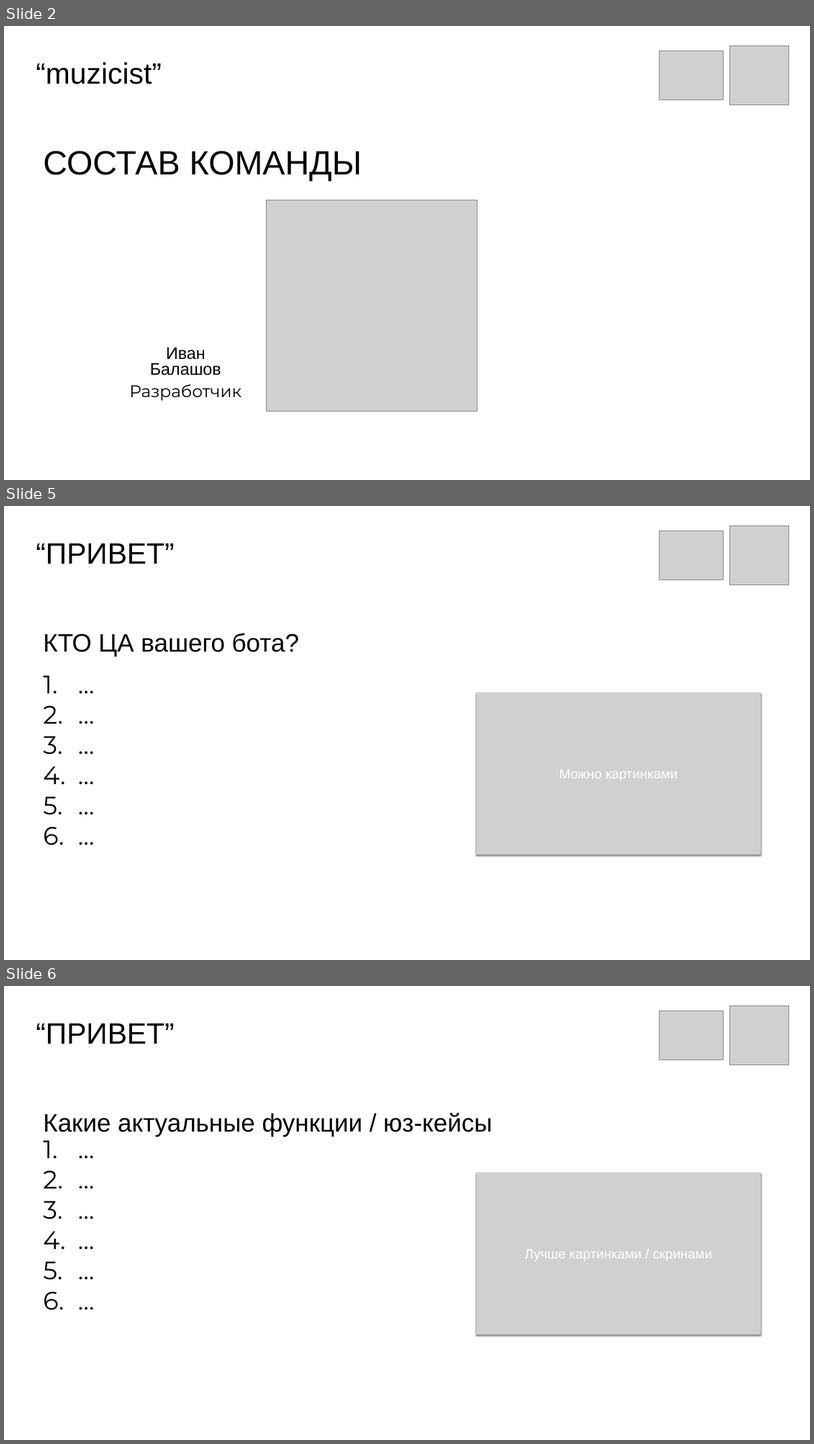
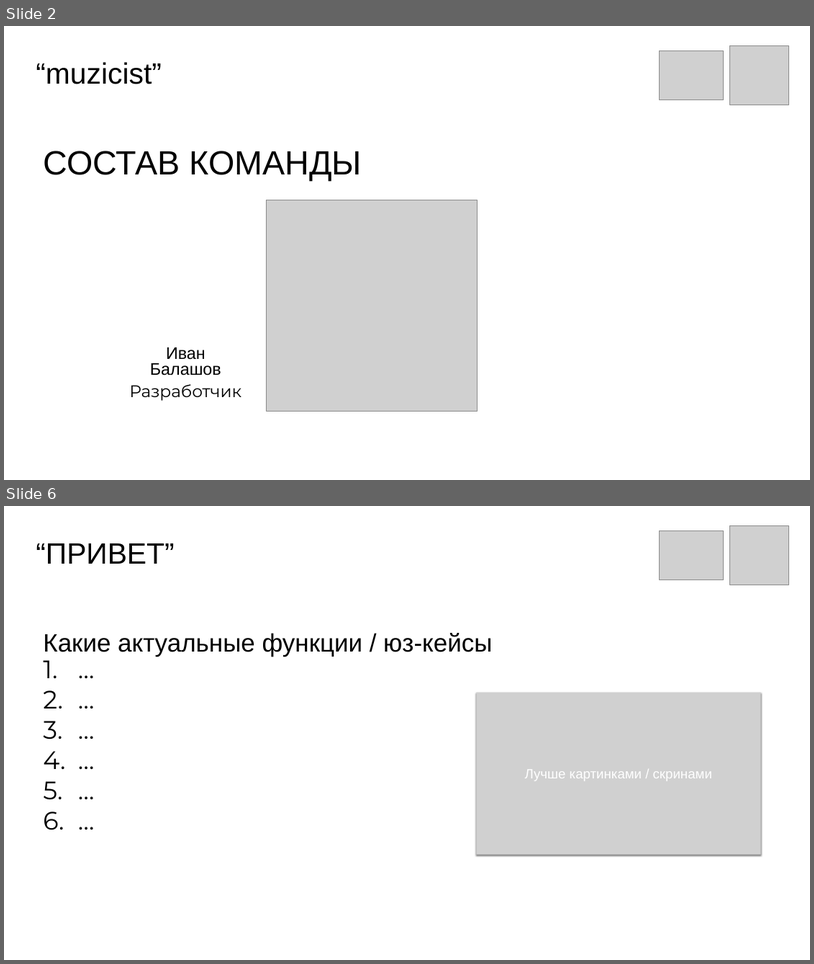
Before and after one commit to ivanbalashov239/muzicist, a slide deck: muzicist.pptx. Shown one above the other, each under a label of ours: slides 2, 5 and 6 before the commit, slides 2 and 6 after it; the slides between them are not shown. The pictures are 814x1444 and 814x964 pixels, drawn with LibreOffice and Linux fonts; fonts in the diff are those of the drawing; grey boxes stand for pictures. Boxes give left, top, right and bottom in pixels: in the first picture for what was removed or moved away, otherwise in the second. Text is boxed around its words. In the diff, an @@ line names an element or a change of style, - is before the commit and + after.

```diff
--- a/muzicist.pptx
+++ b/muzicist.pptx
@@ slide 5 removed at bbox=[4, 506, 810, 960], background #FFFFFF @@
@@ picture removed at bbox=[730, 526, 789, 584] @@
@@ text removed at bbox=[36, 543, 174, 564] @@
-“ПРИВЕТ”
@@ picture removed at bbox=[659, 530, 724, 579] @@
@@ text removed at bbox=[43, 633, 299, 656] @@
-КТО ЦА вашего бота?
@@ text removed at bbox=[41, 685, 774, 834] @@
-1. …
-2. …
-3. …
-4. …
-5. …
-6. …
@@ picture removed at bbox=[476, 692, 761, 854] @@
-Можно картинками
```
Also in this commit, not shown: 2 slides changed, 1 slide added, 1 other file.
